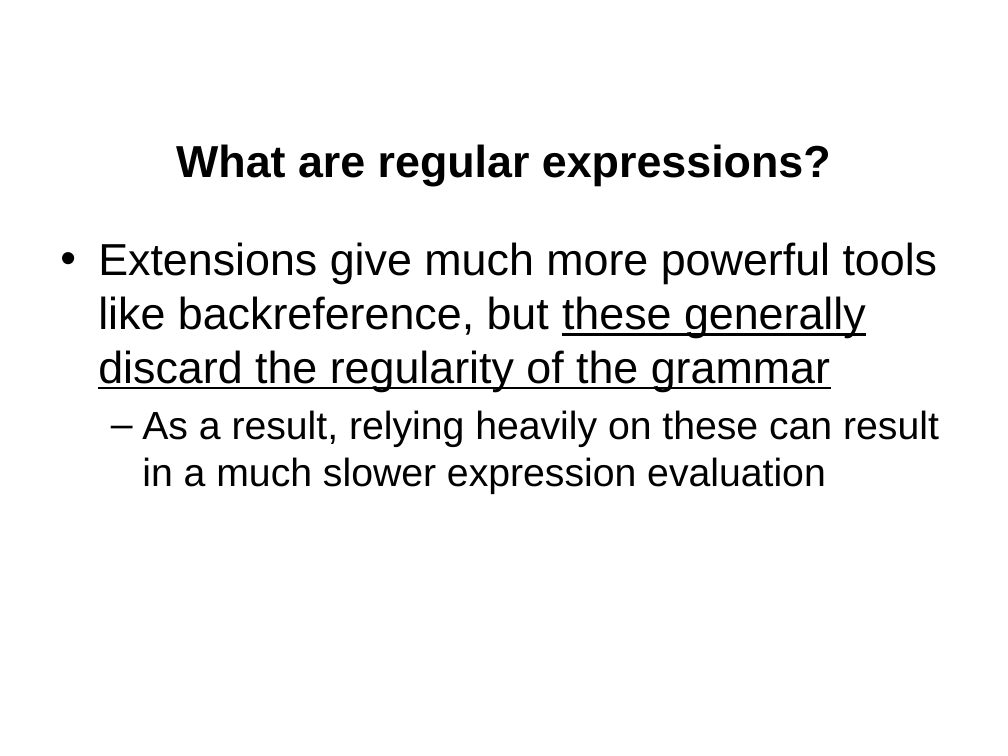
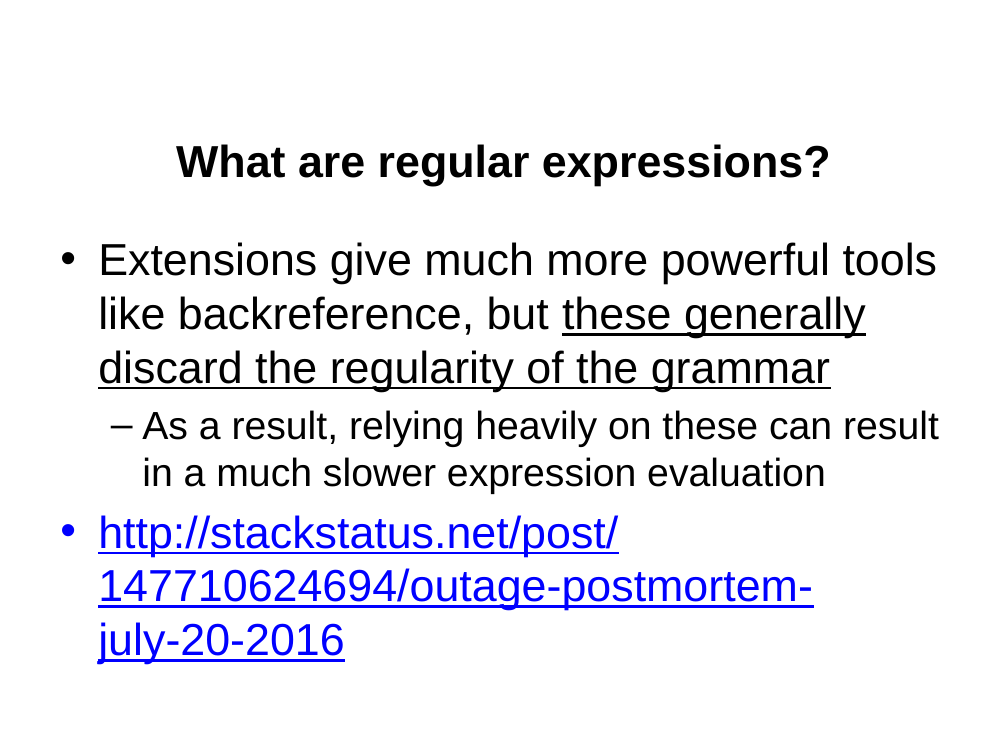
Before and after one commit to jgerity/talks, a slide deck: slide 12 of 2017/computing_workgroup/regex/regular_expressions.pptx. Drawn at 1008x756 pixels with LibreOffice and Linux fonts; fonts in the diff are those of the drawing; background and template pictures are left out. Boxes give left, top, right and bottom in pixels: in the first picture for what was removed or moved away, otherwise in the second. Text is boxed around its words. In the diff, an @@ line names an element or a change of style, - is before the commit and + after.

```diff
--- a/2017/computing_workgroup/regex/regular_expressions.pptx
+++ b/2017/computing_workgroup/regex/regular_expressions.pptx
@@ text at box(98, 515, 813, 664): paragraph added @@
+• http://stackstatus.net/post/147710624694/outage-postmortem-july-20-2016
```
Also in this commit, not shown: 2 other slides changed, 2 other files.
